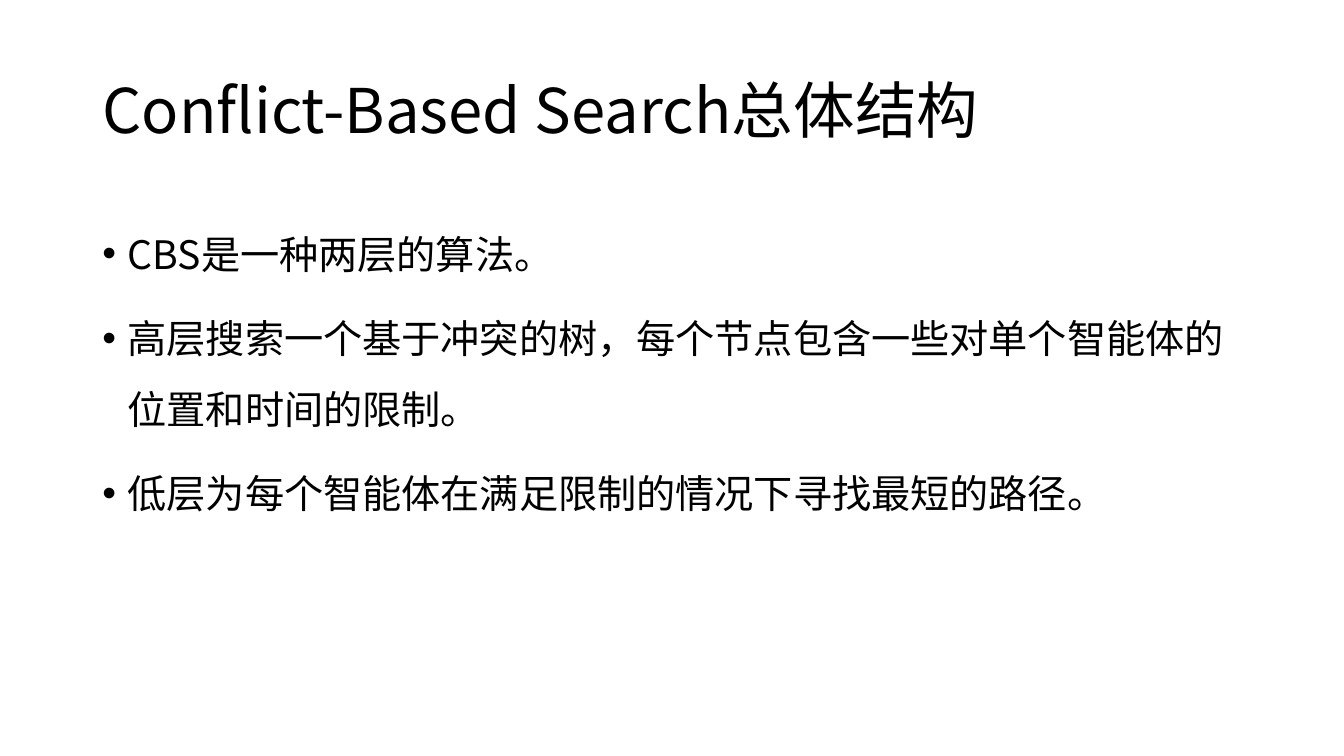
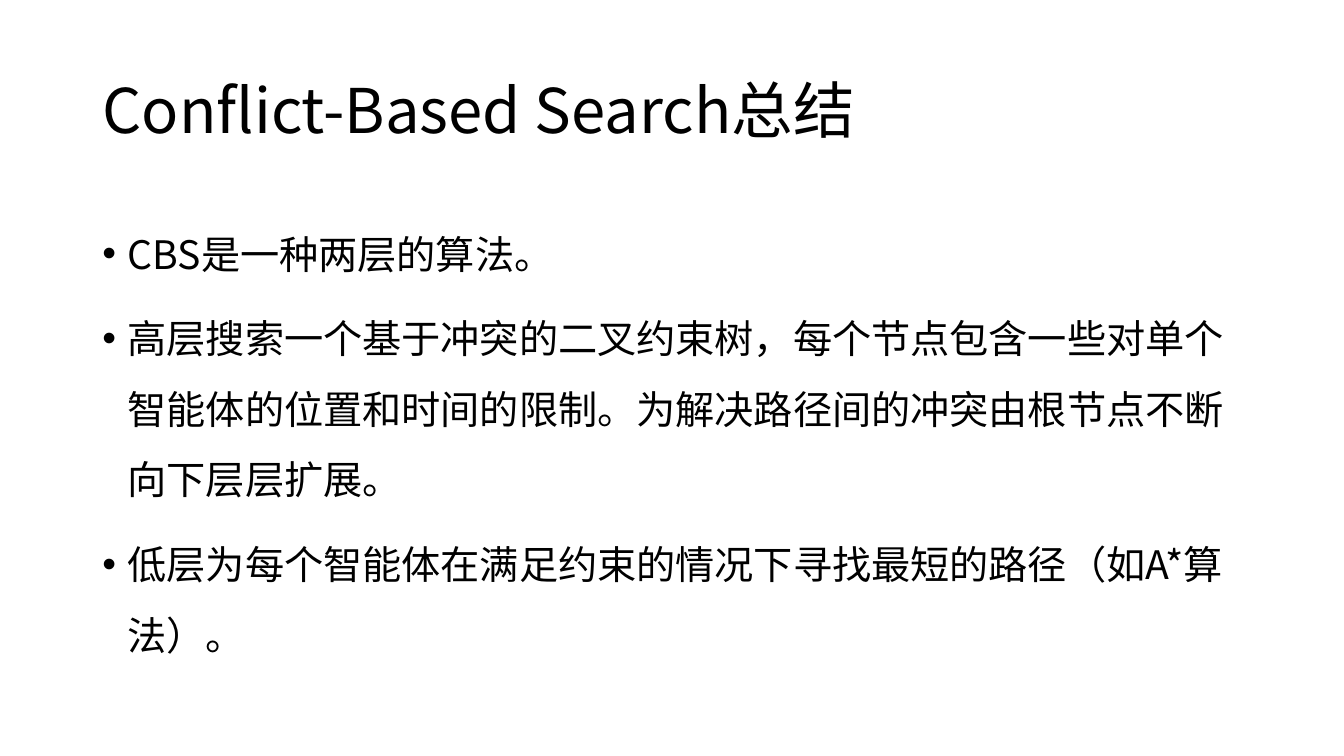
Before and after one commit to ssfc/npbenchmark, a slide deck: slide 15 of npbenchmark-main/MAPF/CBS.pptx (slide 6 before the commit). Drawn at 1344x756 pixels with LibreOffice and Linux fonts; fonts in the diff are those of the drawing. Boxes give left, top, right and bottom in pixels: in the first picture for what was removed or moved away, otherwise in the second. Text is boxed around its words. In the diff, an @@ line names an element or a change of style, - is before the commit and + after.

```diff
--- a/npbenchmark-main/MAPF/CBS.pptx
+++ b/npbenchmark-main/MAPF/CBS.pptx
@@ title at bbox=[102, 81, 855, 138]: text changed @@
-Conflict-Based Search总体结构
+Conflict-Based Search总结
@@ text at bbox=[128, 320, 1224, 654]: text changed @@
-• 高层搜索一个基于冲突的树，每个节点包含一些对单个智能体的位置和时间的限制。
-• 低层为每个智能体在满足限制的情况下寻找最短的路径。
+• 高层搜索一个基于冲突的二叉约束树，每个节点包含一些对单个智能体的位置和时间的限制。为解决路径间的冲突由根节点不断向下层层扩展。
+• 低层为每个智能体在满足约束的情况下寻找最短的路径（如A*算法）。
```
Also in this commit, not shown: 2 other slides changed, 10 slides added, 2 slides removed, 1 other file.
